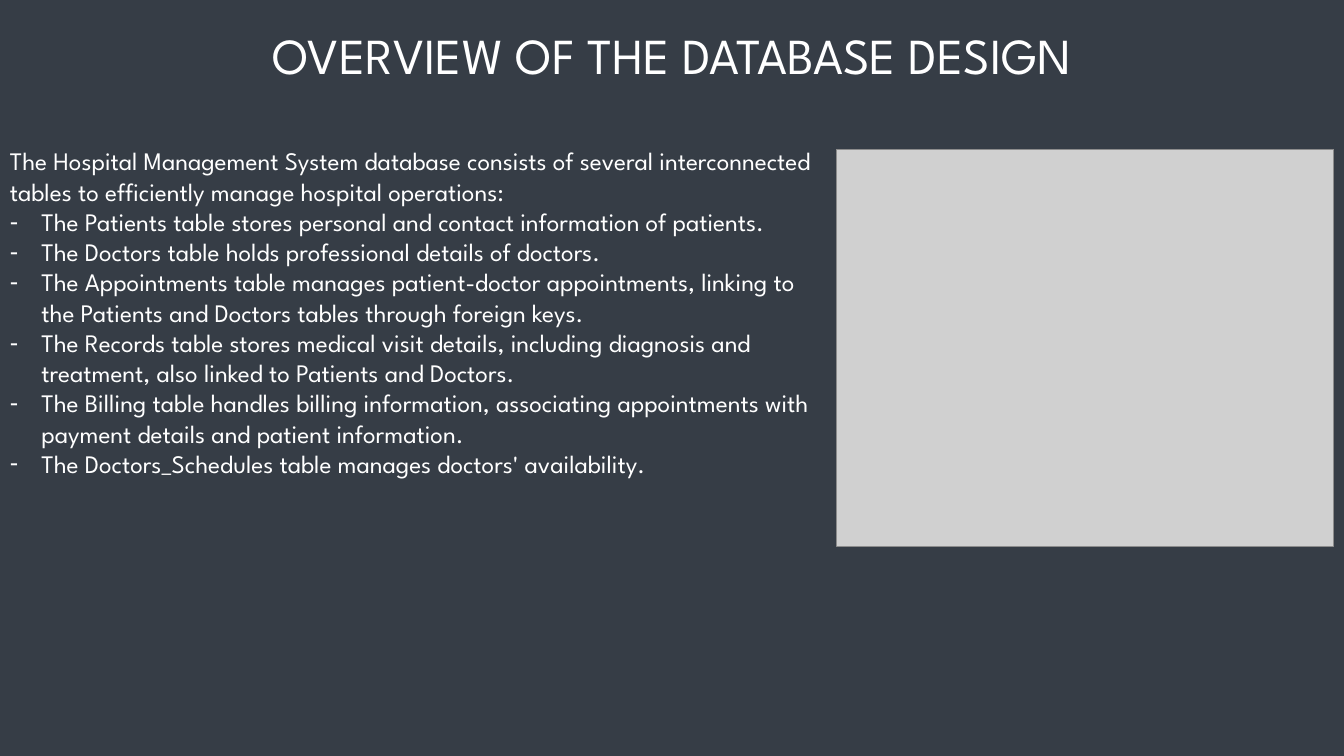
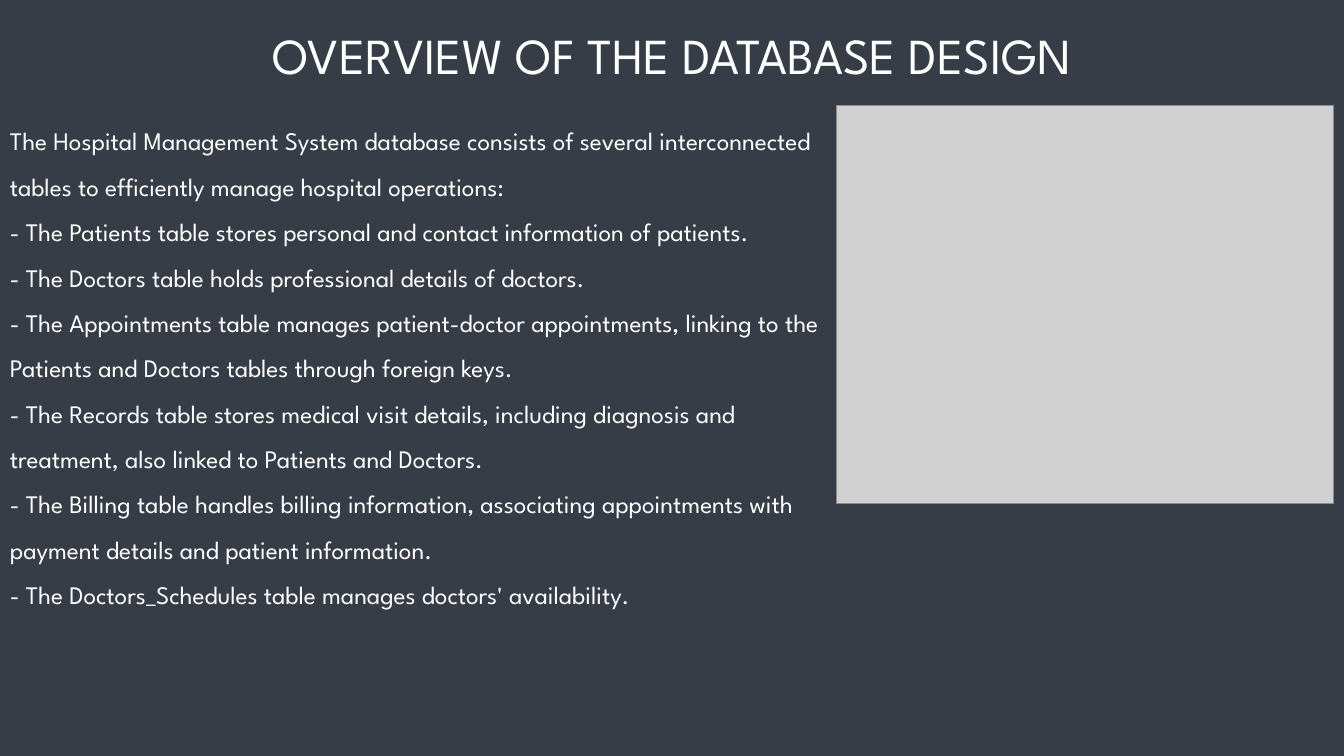
Before and after one commit to RenanAQ/TransferFiles, a slide deck: slide 4 of DBS-Final/DBS211_Presentation_Group4.pptx. Drawn at 1344x756 pixels with LibreOffice and Linux fonts; fonts in the diff are those of the drawing; grey boxes stand for pictures. Boxes give left, top, right and bottom in pixels: in the first picture for what was removed or moved away, otherwise in the second. Text is boxed around its words. In the diff, an @@ line names an element or a change of style, - is before the commit and + after.

```diff
--- a/DBS-Final/DBS211_Presentation_Group4.pptx
+++ b/DBS-Final/DBS211_Presentation_Group4.pptx
@@ text "The Hospital Management System database ...": place and size @@
-text "The Hospital Management System database ..." at (10, 152, 810, 479)
+text "The Hospital Management System database ..." at (10, 132, 818, 610)
@@ picture: place and size @@
-picture at (837, 149, 1334, 546)
+picture at (837, 106, 1334, 503)
@@ text at (10, 132, 810, 202): line spacing 1 to 1.5 @@
@@ text at (10, 223, 818, 610): text changed @@
-– The Patients table stores personal and contact information of patients.
-– The Doctors table holds professional details of doctors.
-– The Appointments table manages patient-doctor appointments, linking to the Patients and Doctors tables through foreign keys.
-– The Records table stores medical visit details, including diagnosis and treatment, also linked to Patients and Doctors.
-– The Billing table handles billing information, associating appointments with payment details and patient information.
-– The Doctors_Schedules table manages doctors' availability.
+- The Patients table stores personal and contact information of patients.
+- The Doctors table holds professional details of doctors.
+- The Appointments table manages patient-doctor appointments, linking to the Patients and Doctors tables through foreign keys.
+- The Records table stores medical visit details, including diagnosis and treatment, also linked to Patients and Doctors.
+- The Billing table handles billing information, associating appointments with payment details and patient information.
+- The Doctors_Schedules table manages doctors' availability.
```
Also in this commit, not shown: 3 other slides changed, 3 other files.
